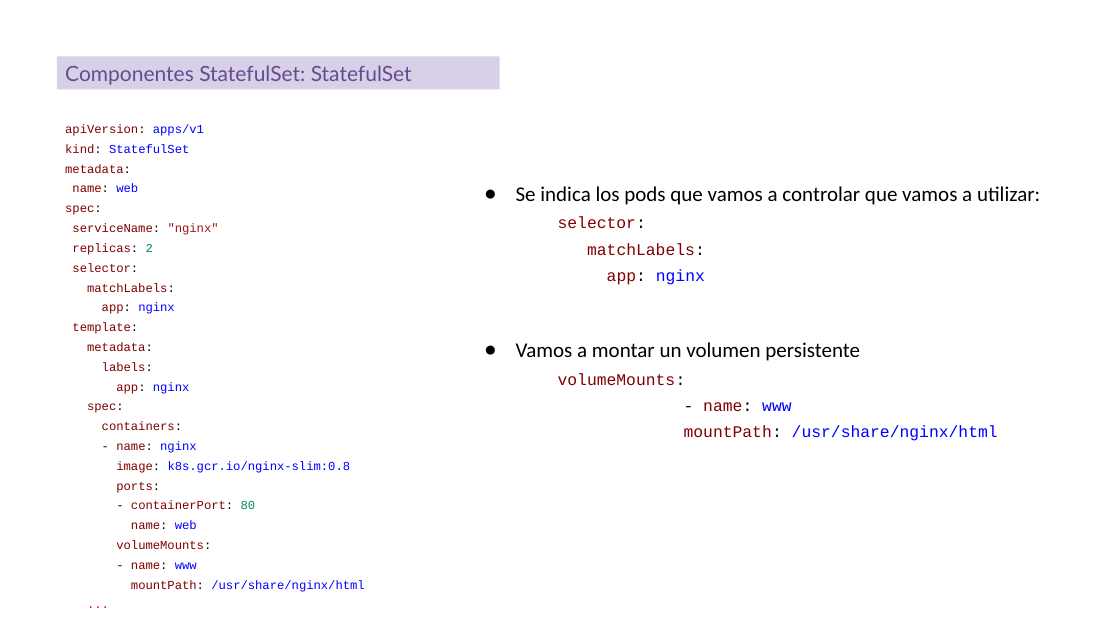
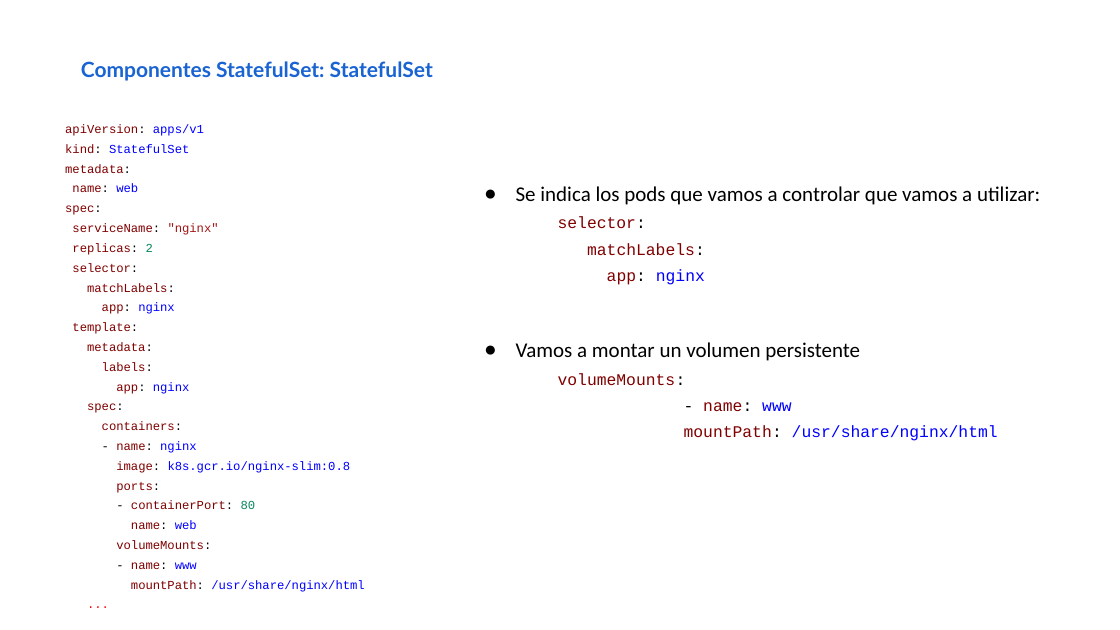
Before and after one commit to iesgn/curso_kubernetes_2020, a slide deck: slide 16 of unidad4/presentacion_unidad4.odp. Drawn at 1120x630 pixels with LibreOffice and Linux fonts; fonts in the diff are those of the drawing. Boxes give left, top, right and bottom in pixels: in the first picture for what was removed or moved away, otherwise in the second. Text is boxed around its words. In the diff, an @@ line names an element or a change of style, - is before the commit and + after.

```diff
--- a/unidad4/presentacion_unidad4.odp
+++ b/unidad4/presentacion_unidad4.odp
@@ text "Componentes StatefulSet: StatefulSet": place and size @@
-text "Componentes StatefulSet: StatefulSet" at bbox=[57, 56, 500, 89]
+text "Componentes StatefulSet: StatefulSet" at bbox=[81, 61, 433, 81]
@@ text "Componentes StatefulSet: StatefulSet" at bbox=[81, 61, 433, 81]: text colour #654D8C to #1963D3, bold on; vertical alignment middle to top; fill #D8D0E8 to none @@
```
Also in this commit, not shown: 23 other slides changed, 2 other files.
